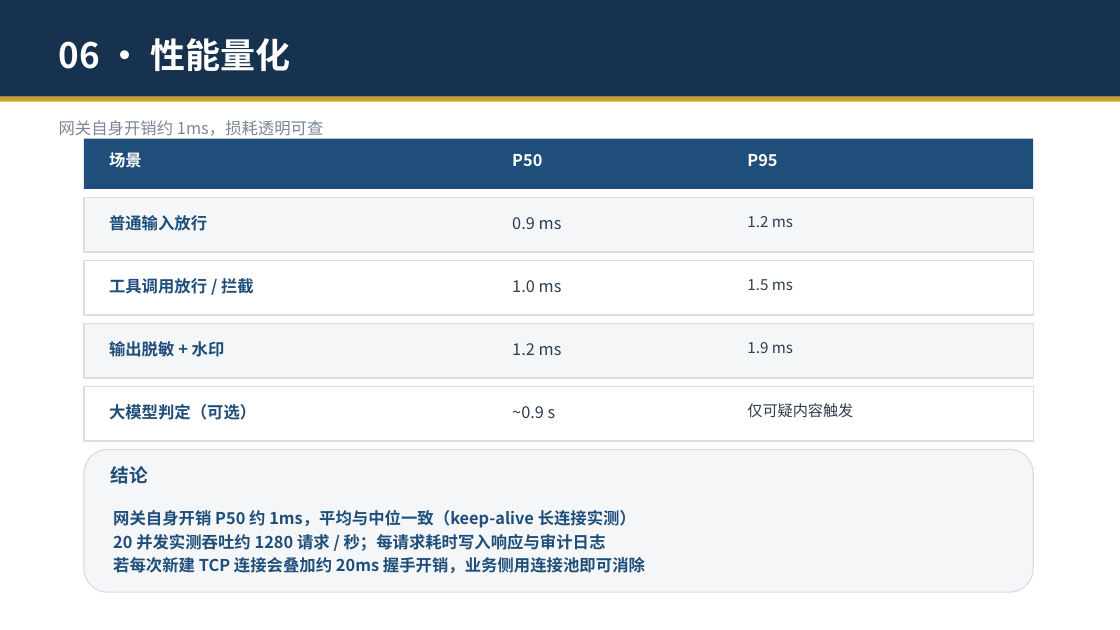
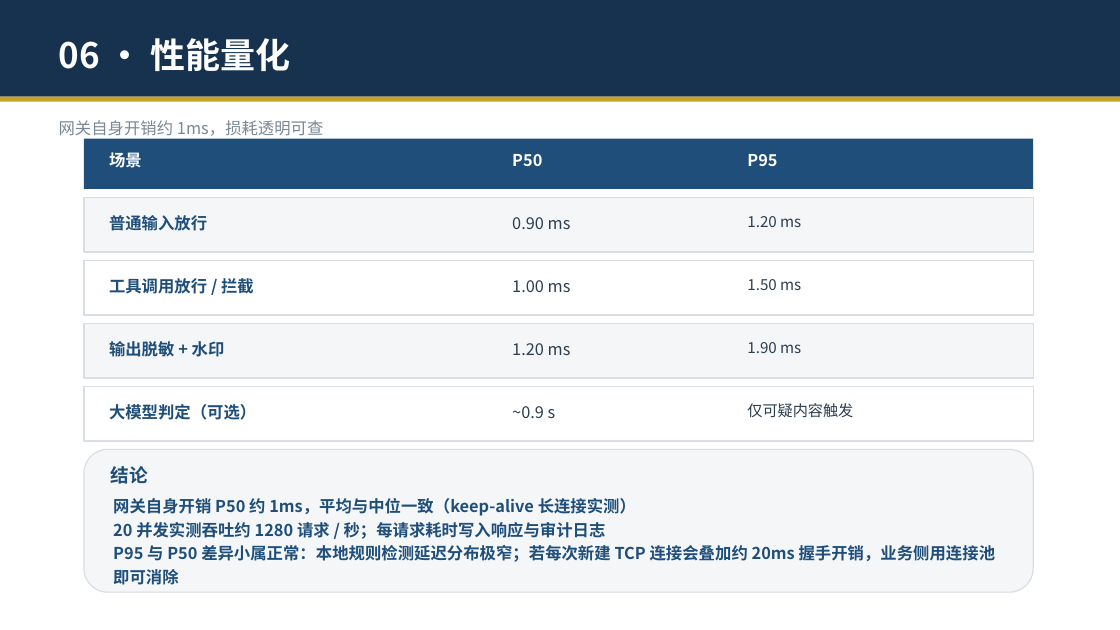
Before and after one commit to zhengyucheng-ktt/security-guard-agent, a slide deck: slide 14 of 安全交互守护智能体-演示.pptx. Drawn at 1120x630 pixels with LibreOffice and Linux fonts; fonts in the diff are those of the drawing. Boxes give left, top, right and bottom in pixels: in the first picture for what was removed or moved away, otherwise in the second. Text is boxed around its words. In the diff, an @@ line names an element or a change of style, - is before the commit and + after.

Commit message:
PPT新增真实效果演示页(5场景横向对比表), 流程图思维链虚线闭环视觉, 性能P95精度+分布窄注释, 07章节扩至3页

```diff
--- a/安全交互守护智能体-演示.pptx
+++ b/安全交互守护智能体-演示.pptx
@@ text at box(512, 217, 571, 229): text changed @@
-0.9 ms
+0.90 ms
@@ text at box(747, 216, 801, 227): text changed @@
-1.2 ms
+1.20 ms
@@ text at box(512, 280, 571, 292): text changed @@
-1.0 ms
+1.00 ms
@@ text at box(747, 279, 801, 290): text changed @@
-1.5 ms
+1.50 ms
@@ text at box(512, 343, 571, 355): text changed @@
-1.2 ms
+1.20 ms
@@ text at box(747, 342, 801, 353): text changed @@
-1.9 ms
+1.90 ms
@@ text at box(113, 545, 996, 585): text changed @@
-若每次新建 TCP 连接会叠加约 20ms 握手开销，业务侧用连接池即可消除
+P95 与 P50 差异小属正常：本地规则检测延迟分布极窄；若每次新建 TCP 连接会叠加约 20ms 握手开销，业务侧用连接池即可消除
```
Also in this commit, not shown: 2 other slides changed, 1 slide added, 1 other file.
